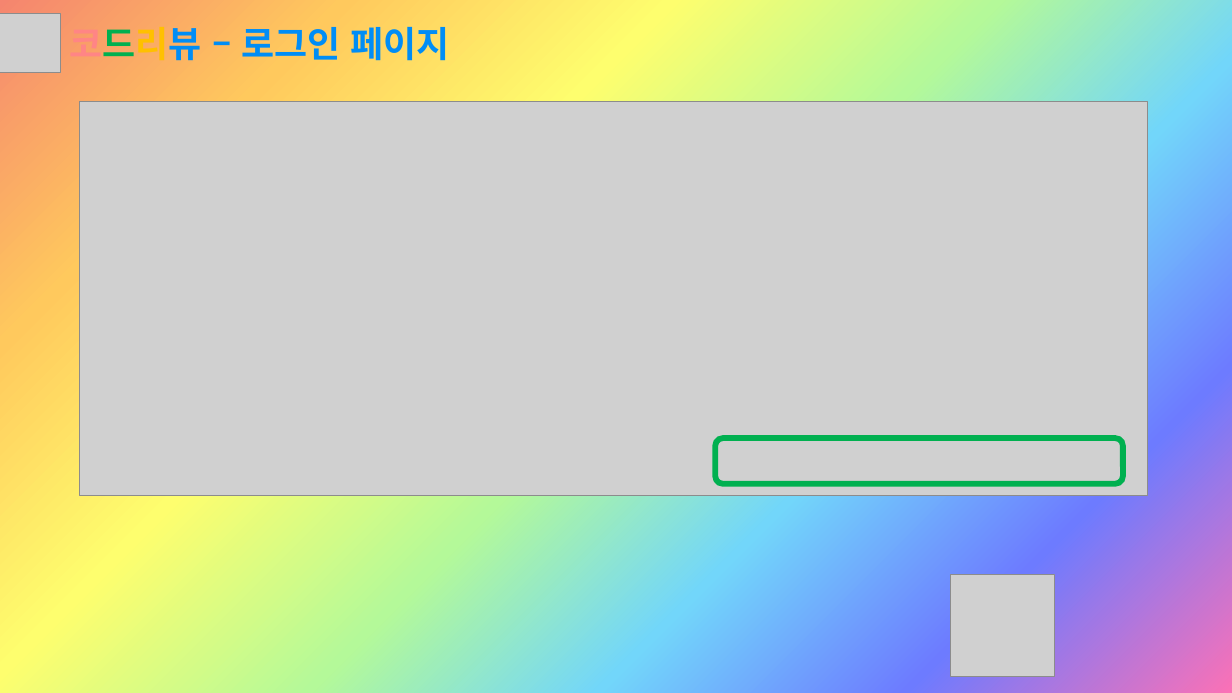
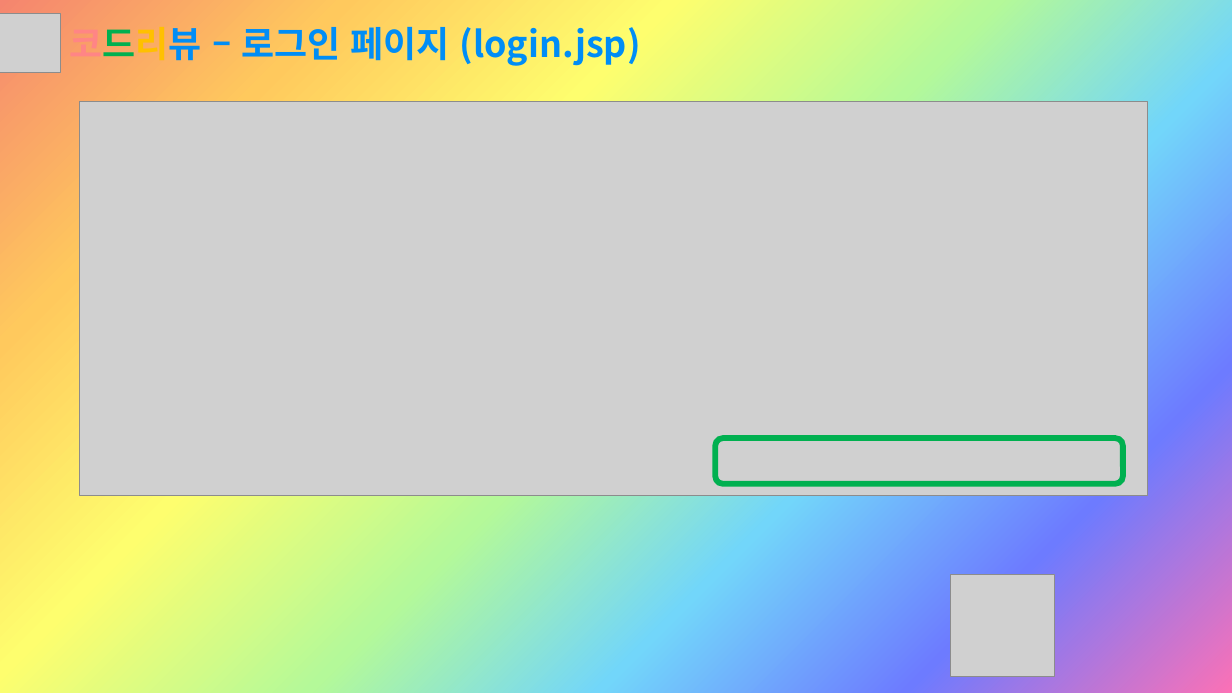
Before and after one commit to Sujin-Lim/DB-Project2, a slide deck: slide 10 of Button.pptx (slide 9 before the commit). Drawn at 1232x693 pixels with LibreOffice and Linux fonts; fonts in the diff are those of the drawing; grey boxes stand for pictures. Boxes give left, top, right and bottom in pixels: in the first picture for what was removed or moved away, otherwise in the second. Text is boxed around its words. In the diff, an @@ line names an element or a change of style, - is before the commit and + after.

```diff
--- a/Button.pptx
+++ b/Button.pptx
@@ text at <box>70,27,641,66</box>: text changed @@
-코드리뷰 – 로그인 페이지
+코드리뷰 – 로그인 페이지 (login.jsp)
```
Also in this commit, not shown: 8 other slides changed, 11 slides added.
